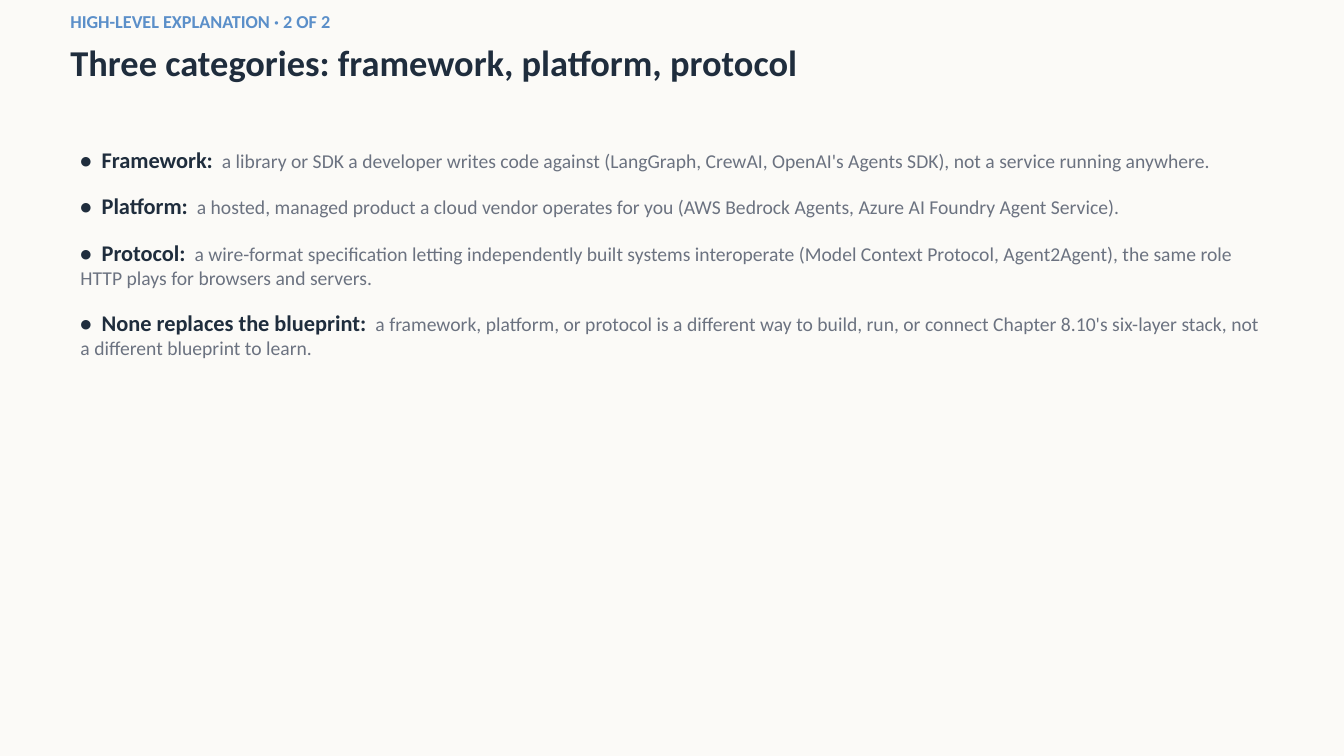
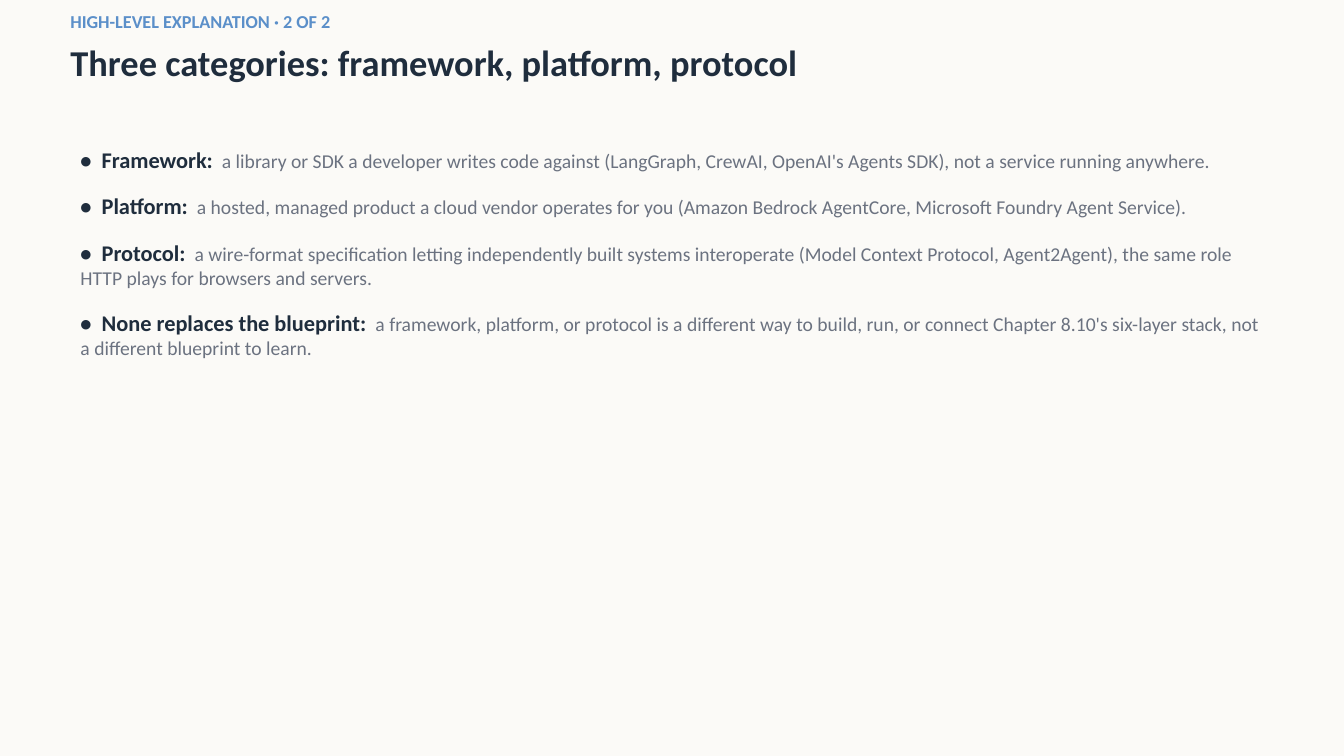
Before and after one commit to AgenticForze/AI-Regenesis-Learn, a slide deck: slide 4 of decks/9.1-Why-an-Ecosystem-Landscape-Chapter-Slides.pptx. Drawn at 1344x756 pixels with LibreOffice and Linux fonts; fonts in the diff are those of the drawing. Boxes give left, top, right and bottom in pixels: in the first picture for what was removed or moved away, otherwise in the second. Text is boxed around its words. In the diff, an @@ line names an element or a change of style, - is before the commit and + after.

Commit message:
Add Chapter 9.3: Cloud-Native Agent Builders at a Glance
Covers Amazon Bedrock AgentCore, Microsoft Foundry Agent Service, and
Google's Gemini Enterprise Agent Platform, all three renamed or absorbed
an older product within roughly the last twelve months. Includes a
matching slide deck, glossary entries, and the Phase 9 index update.

Also retroactively corrects Chapter 9.1's two now-outdated platform
names (AWS Bedrock Agents -> Amazon Bedrock AgentCore, Azure AI Foundry
Agent Service -> Microsoft Foundry Agent Service) in its prose,
comparison table, glossary entry, and deck, so the chapter's own point
about fast-moving naming does not undercut itself.

```diff
--- a/decks/9.1-Why-an-Ecosystem-Landscape-Chapter-Slides.pptx
+++ b/decks/9.1-Why-an-Ecosystem-Landscape-Chapter-Slides.pptx
@@ text at bbox=[102, 198, 1186, 218]: text changed @@
-• Platform: a hosted, managed product a cloud vendor operates for you (AWS Bedrock Agents, Azure AI Foundry Agent Service).
+• Platform: a hosted, managed product a cloud vendor operates for you (Amazon Bedrock AgentCore, Microsoft Foundry Agent Service).
```
Also in this commit, not shown: 1 other slide changed, 5 other files.
